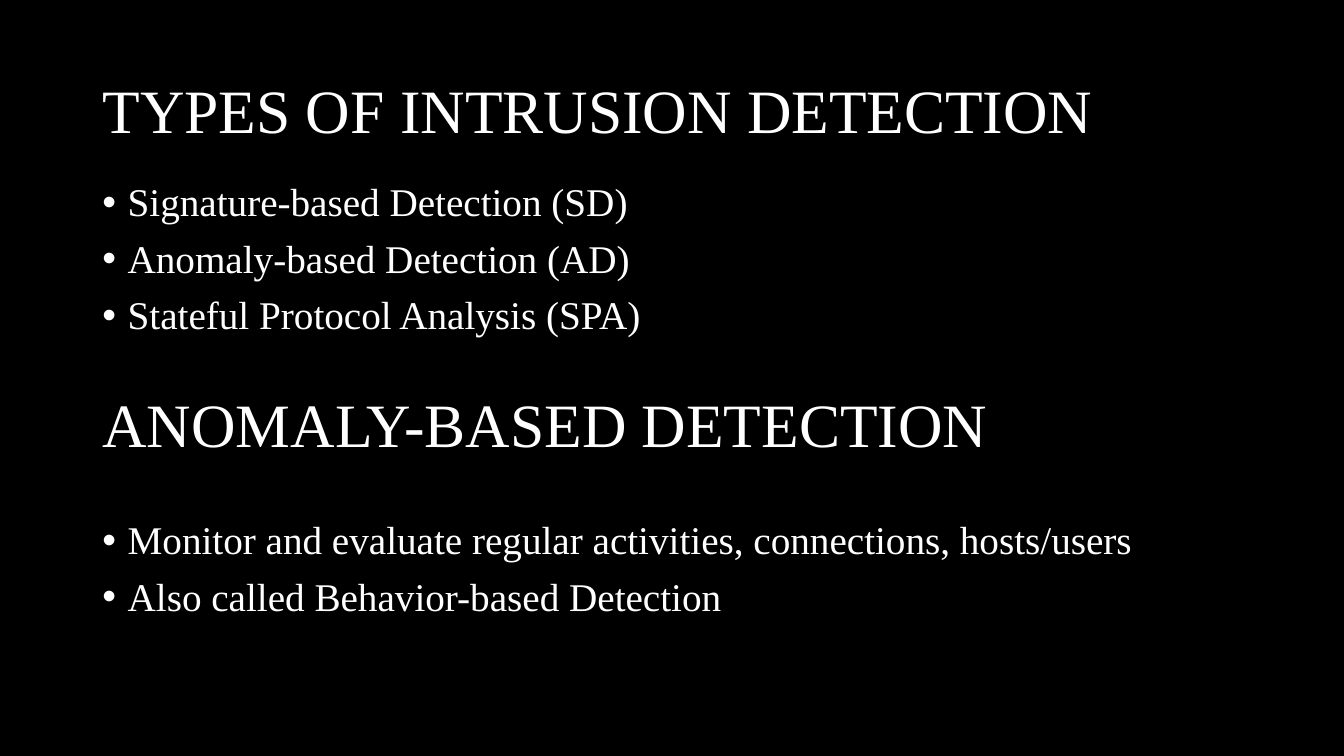
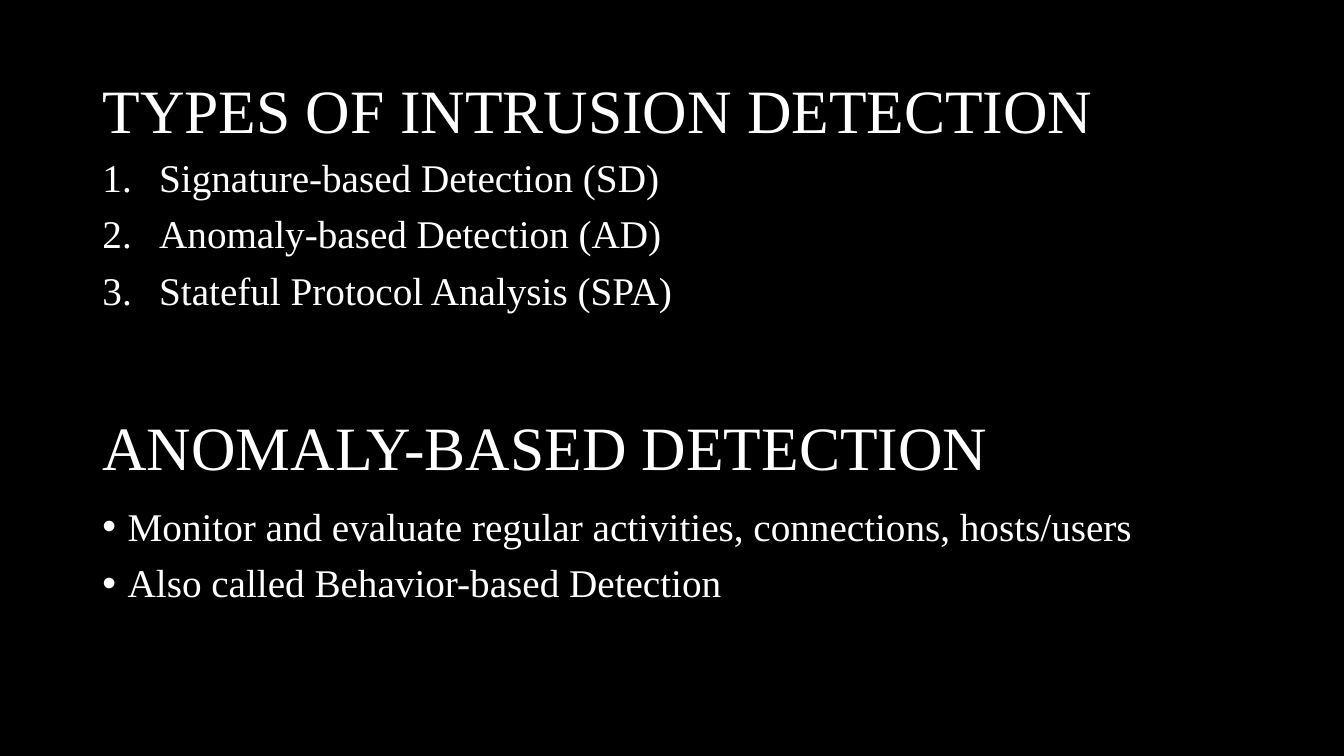
Before and after one commit to rojinadeuja/NSL-KDD-Network-Security, a slide deck: slide 4 of NSL_KDD_Network_Security_Analysis.pptx. Drawn at 1344x756 pixels with LibreOffice and Linux fonts; fonts in the diff are those of the drawing. Boxes give left, top, right and bottom in pixels: in the first picture for what was removed or moved away, otherwise in the second. Text is boxed around its words. In the diff, an @@ line names an element or a change of style, - is before the commit and + after.

```diff
--- a/NSL_KDD_Network_Security_Analysis.pptx
+++ b/NSL_KDD_Network_Security_Analysis.pptx
@@ text "Signature-based Detection (SD)" moved from (x1=128, y1=188, x2=640, y2=337) to (x1=159, y1=164, x2=672, y2=312) @@
@@ text "Signature-based Detection (SD)" at (x1=159, y1=164, x2=672, y2=312): bullet • to 1. @@
@@ text "ANOMALY-BASED DETECTION" moved from (x1=102, y1=406, x2=987, y2=448) to (x1=102, y1=429, x2=987, y2=471) @@
@@ text "Monitor and evaluate regular activities, ..." moved from (x1=128, y1=526, x2=1132, y2=612) to (x1=128, y1=513, x2=1132, y2=598) @@
```
Also in this commit, not shown: 6 other slides changed.
